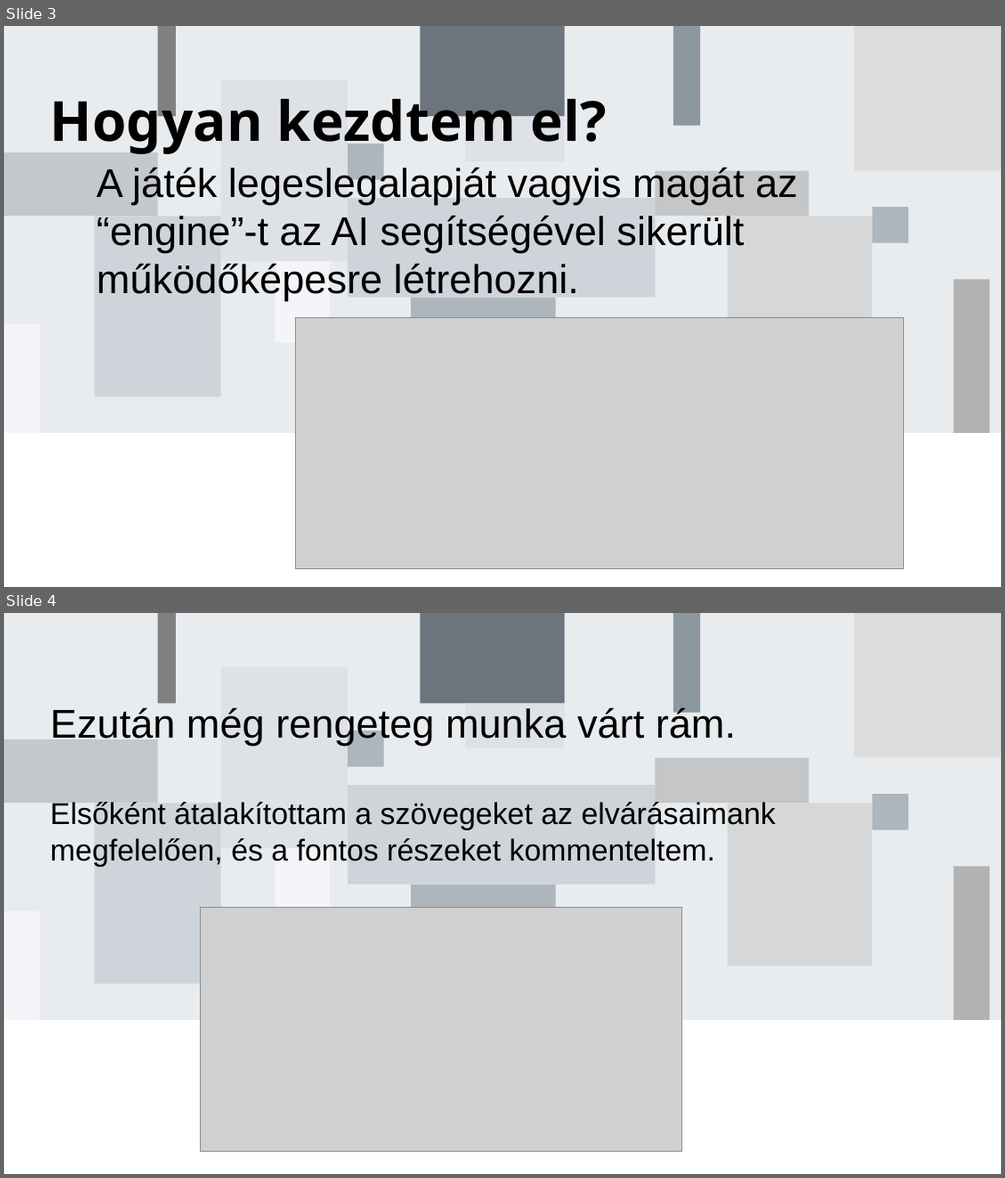
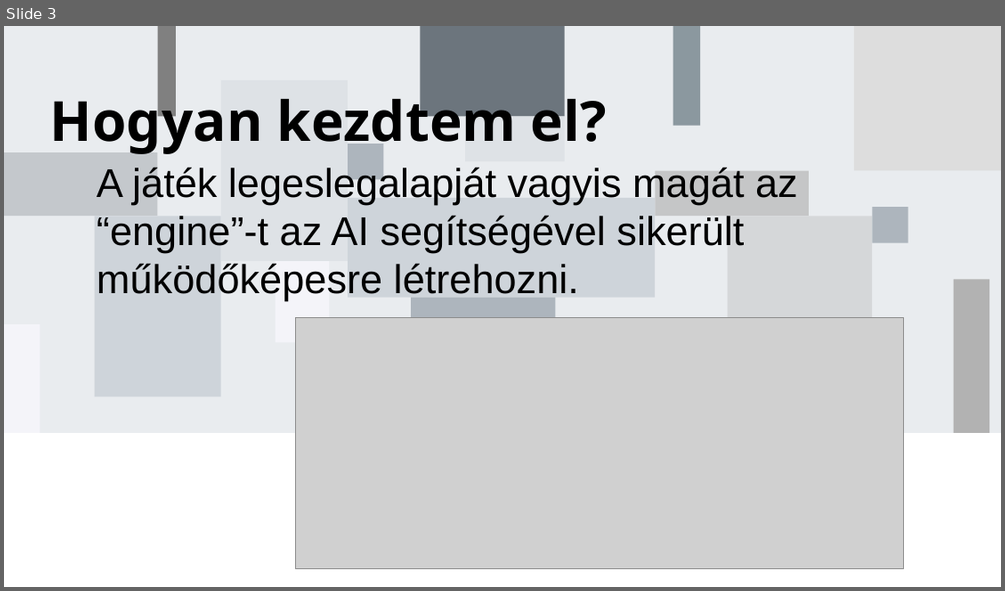
Before and after one commit to badam-dev/lvl_devil, a slide deck: lvl-devil.pptx. Shown one above the other, each under a label of ours: slides 3 and 4 before the commit, slide 3 after it. The pictures are 1005x1178 and 1005x591 pixels, drawn with LibreOffice and Linux fonts; fonts in the diff are those of the drawing; grey boxes stand for pictures. Boxes give left, top, right and bottom in pixels: in the first picture for what was removed or moved away, otherwise in the second. Text is boxed around its words. In the diff, an @@ line names an element or a change of style, - is before the commit and + after.

```diff
--- a/lvl-devil.pptx
+++ b/lvl-devil.pptx
@@ slide 4 removed at bbox=[4, 613, 1001, 1174], background #FFFFFF; not listed: 18 template elements that a slide beside it also shows @@
@@ subtitle removed at bbox=[50, 706, 776, 867] @@
-Ezután még rengeteg munka várt rám.
-Elsőként átalakítottam a szövegeket az elvárásaimank megfelelően, és a fontos részeket kommenteltem.
@@ picture removed at bbox=[201, 907, 682, 1151] @@
```
Also in this commit, not shown: 1 slide changed, 5 slides added, 8 other slides removed, 6 other files.
